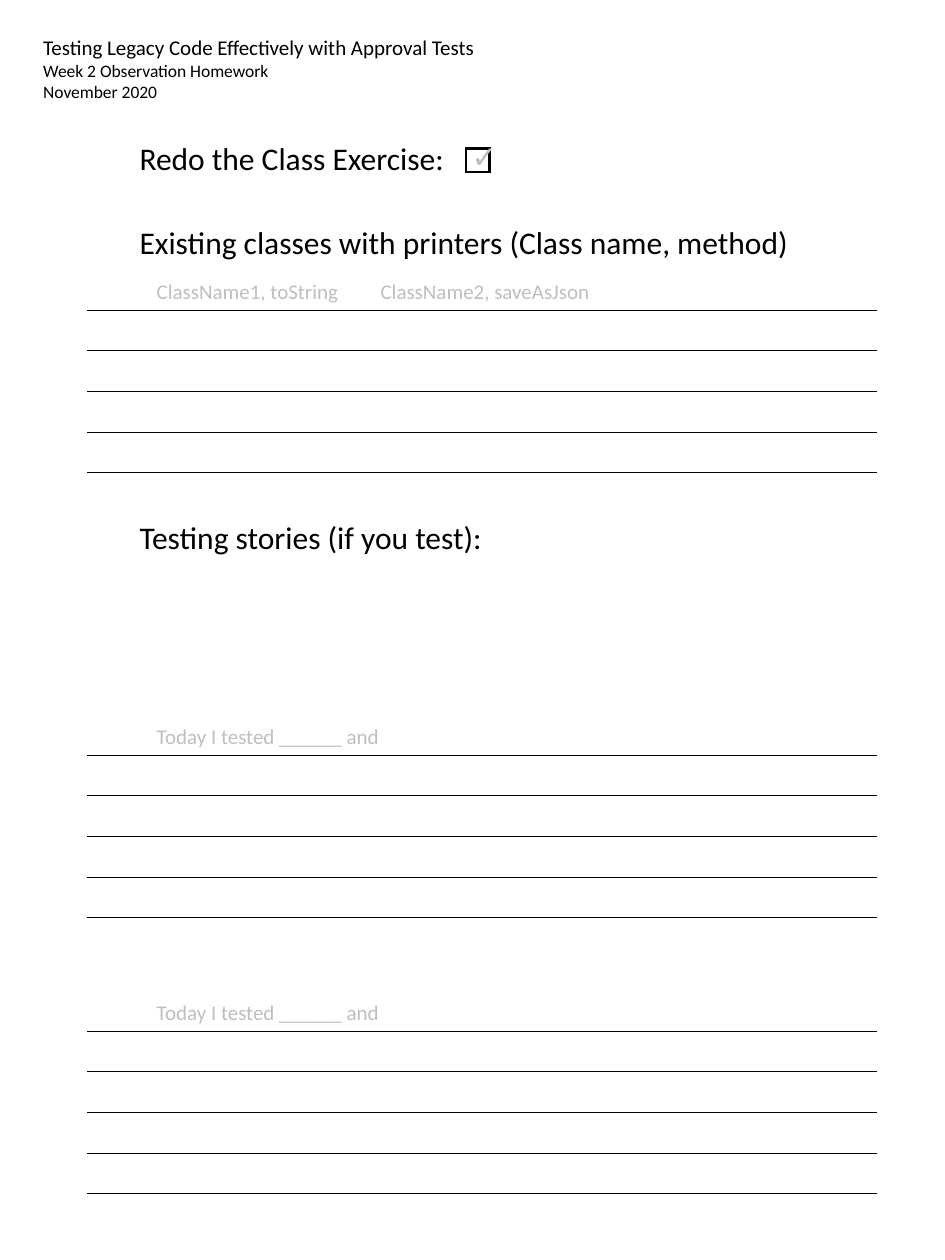
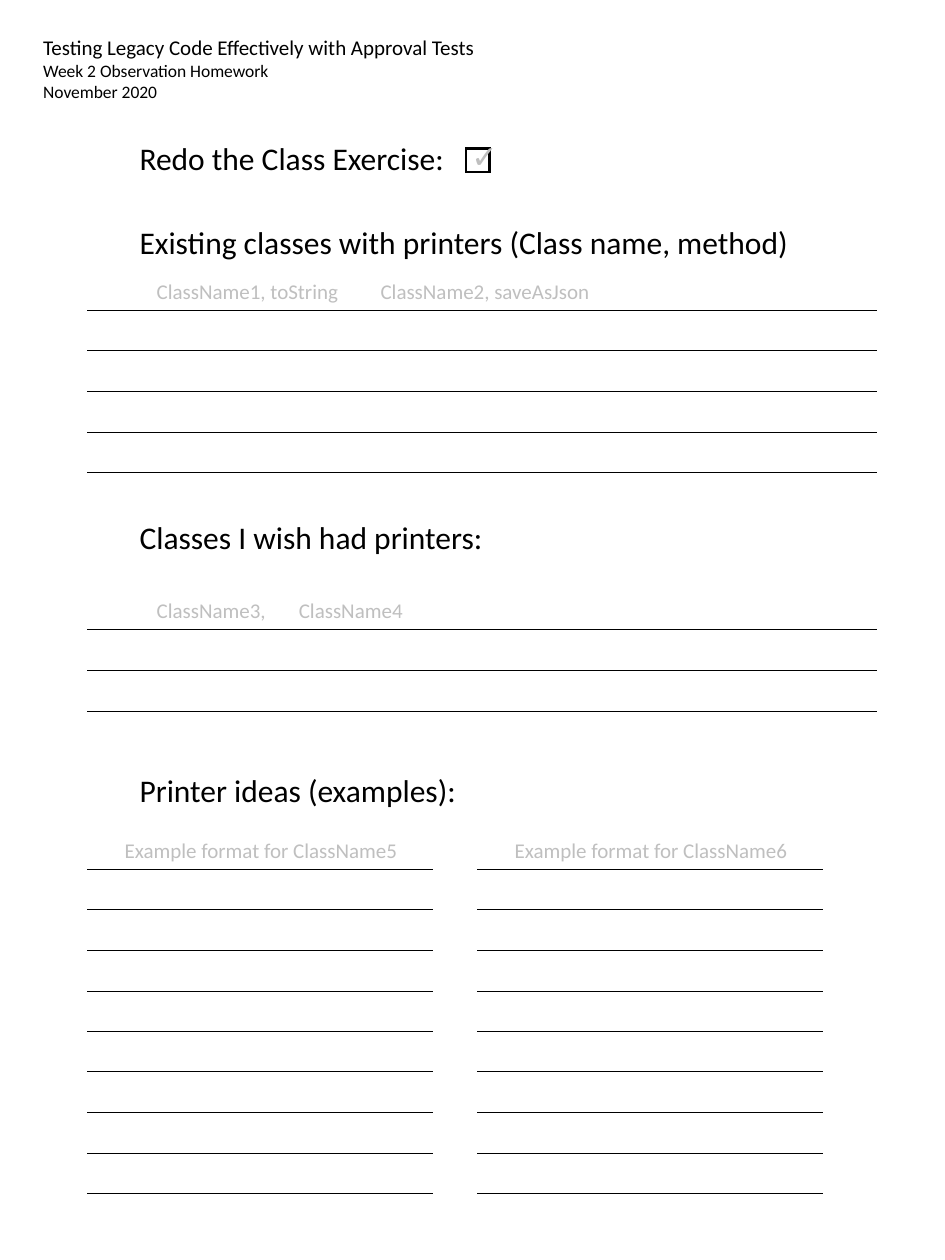
Before and after one commit to LearnWithLlew/TestingLegacyCodeCourse.slides, a slide deck: slide 2 of Homework Printouts.pptx. Drawn at 945x1260 pixels with LibreOffice and Linux fonts; fonts in the diff are those of the drawing. Boxes give left, top, right and bottom in pixels: in the first picture for what was removed or moved away, otherwise in the second. Text is boxed around its words. In the diff, an @@ line names an element or a change of style, - is before the commit and + after.

```diff
--- a/Homework Printouts.pptx
+++ b/Homework Printouts.pptx
@@ text at (140, 527, 482, 554): text changed @@
-Testing stories (if you test):
+Classes I wish had printers:
@@ text at (157, 604, 403, 620): text changed @@
-Today I tested ______ and
+ClassName3, ClassName4
@@ 3 lines: place and size @@
-3 lines at (87, 755, 877, 837)
+3 lines at (87, 630, 877, 711)
@@ text added at (140, 779, 456, 807), 18 pt, text #000000 @@
+Printer ideas (examples):
@@ line moved from (87, 1031) - (877, 1031) to (87, 869) - (433, 869) @@
@@ text added at (125, 844, 397, 861), 12 pt, text #BFBFBF @@
+Example format for ClassName5
@@ line removed from (87, 877) to (877, 877) @@
@@ line moved from (87, 1072) - (877, 1072) to (87, 910) - (433, 910) @@
@@ line removed from (87, 917) to (877, 917) @@
@@ line moved from (87, 1113) - (877, 1113) to (87, 950) - (433, 950) @@
@@ line moved from (87, 1153) - (877, 1153) to (87, 992) - (433, 992) @@
@@ text removed at (157, 1006, 379, 1023) @@
-Today I tested ______ and
@@ group added at (478, 844, 824, 992): 4 lines, 1 text @@
+Example format for ClassName6
@@ line moved from (87, 1194) - (877, 1194) to (87, 1032) - (433, 1032) @@
```
Also in this commit, not shown: 1 other file.
